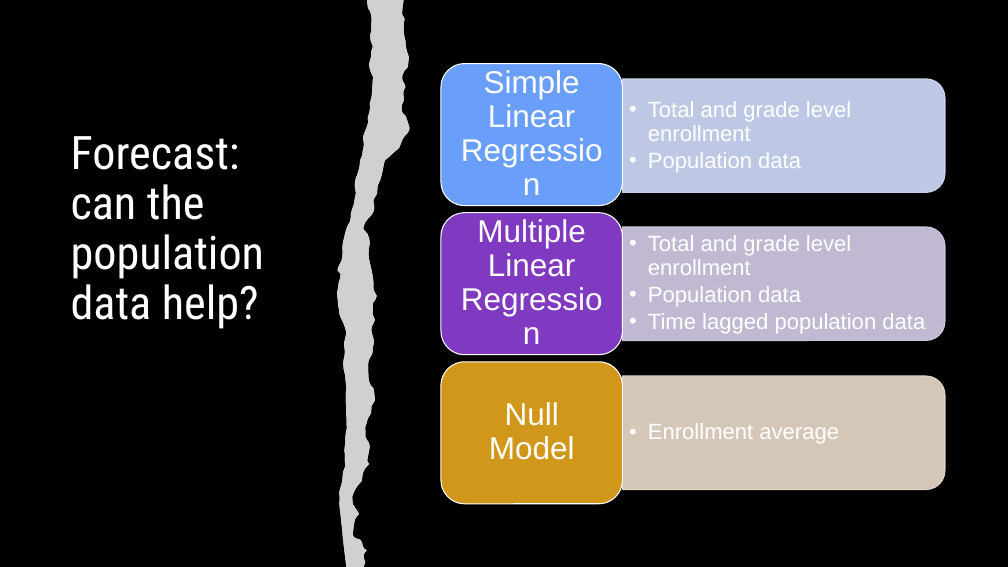
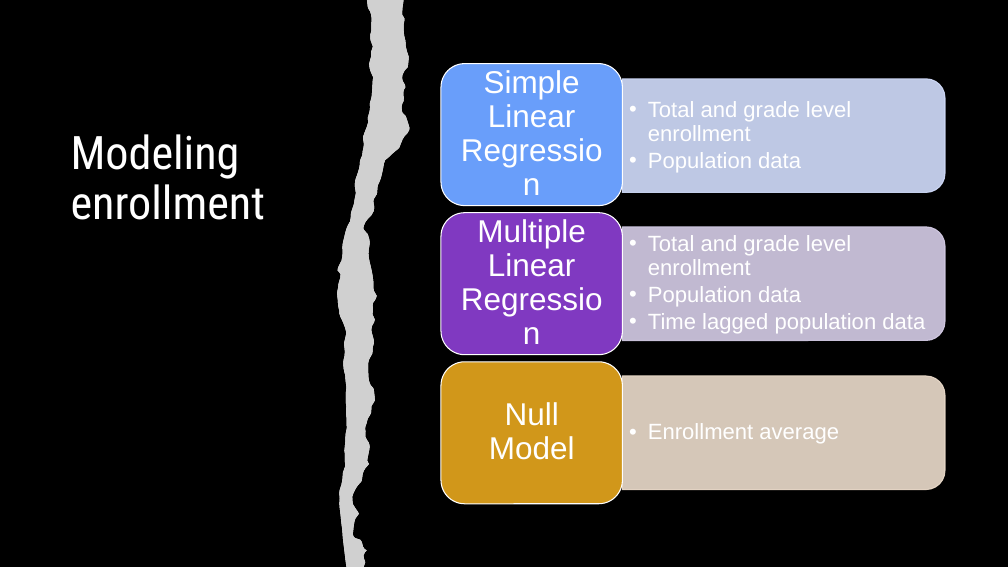
Before and after one commit to lauraminter/seattle-kids, a slide deck: slide 11 of assets/Seattle-kids-slides.pptx (slide 10 before the commit). Drawn at 1008x567 pixels with LibreOffice and Linux fonts; fonts in the diff are those of the drawing; grey boxes stand for pictures. Boxes give left, top, right and bottom in pixels: in the first picture for what was removed or moved away, otherwise in the second. Text is boxed around its words. In the diff, an @@ line names an element or a change of style, - is before the commit and + after.

```diff
--- a/assets/Seattle-kids-slides.pptx
+++ b/assets/Seattle-kids-slides.pptx
@@ title at (71,134,265,220): text changed @@
-Forecast:
-can the population data help?
+Modeling enrollment
```
Also in this commit, not shown: 4 other slides changed, 1 slide added, 11 other files.
